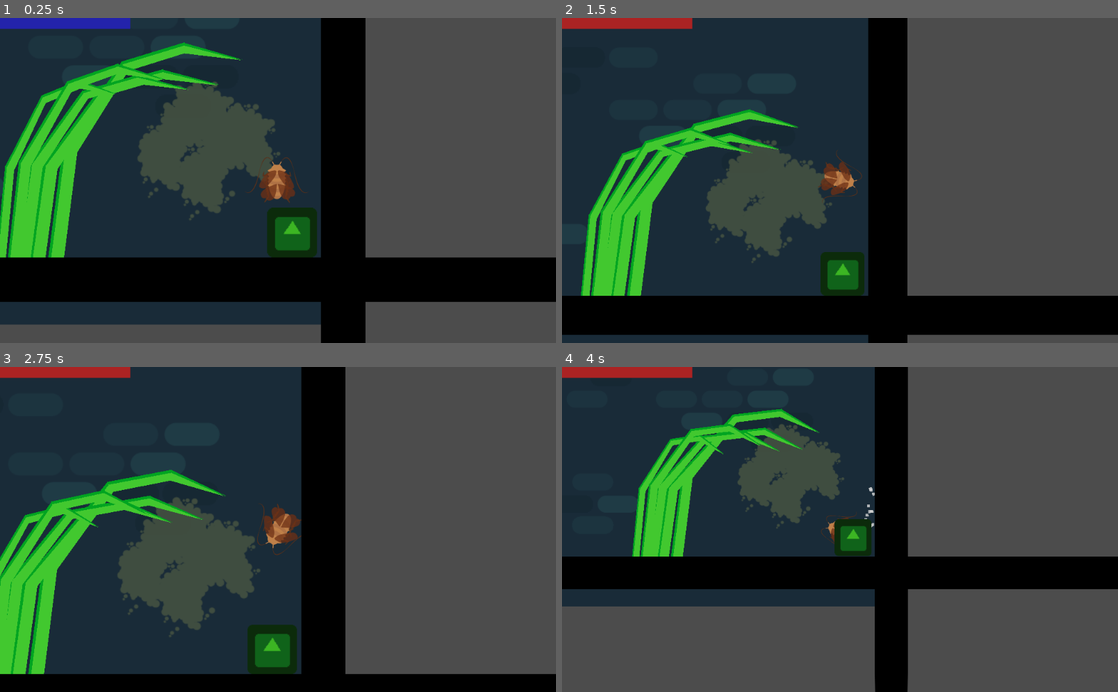
Above: before the commit, frames 1-4 (two rows, left to right).
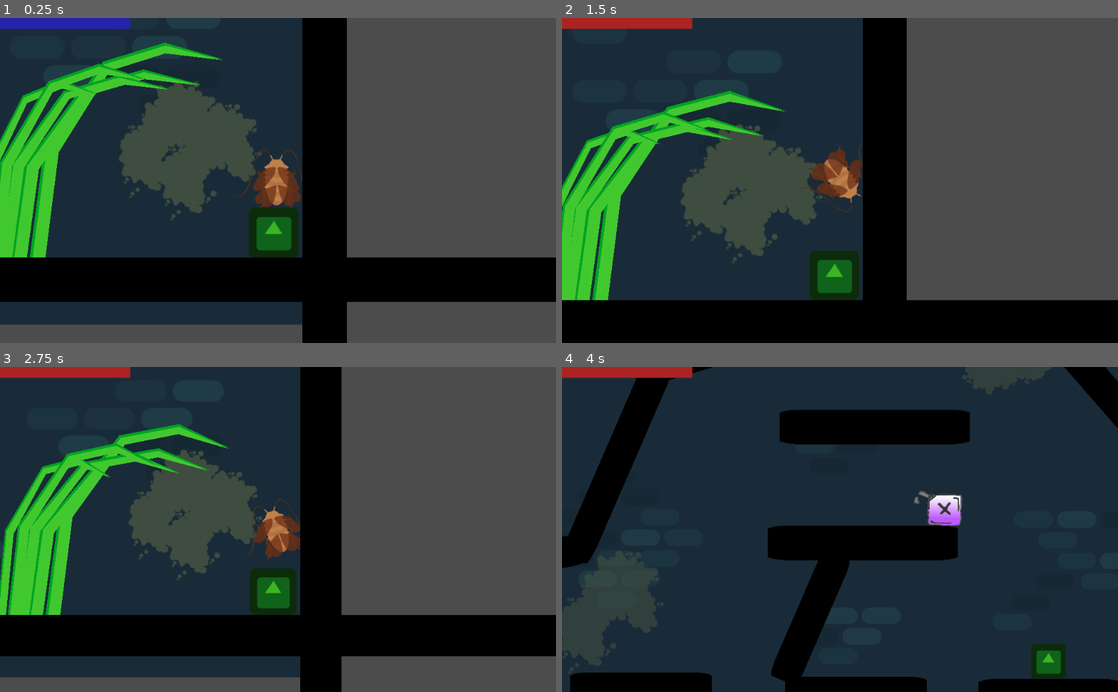
Above: after the commit, the same moments.

Repository: ChibiDenDen/Jook
Game: Godot game, scene res://Scenes/PhysicsGame.tscn
Same seed, same stepped clock (60 frames per second), same inputs: the game is played once before the commit and once after it. The engine's default icon, where the game draws it, is replaced by a stand-in: a white triangle on a blue panel in a dark square.
Inputs (mouse positions are in pixels of both pictures, inside the frame that each line leads up to):
- Up to frame 1 (0.25 s): no input
- Up to frame 2 (1.5 s): move the mouse to (612, 278) at 0.52 s; hold Right (ui_right) from 0.53 s (still down); click (612, 278) at 0.67 s; tap Up (ui_up) at 0.77 s; move the mouse to (623, 304) at 1.27 s; click (623, 304) at 1.42 s
- Up to frame 3 (2.75 s): tap Up (ui_up) at 1.52 s; move the mouse to (0, 691) at 2.02 s; release Right (ui_right) at 2.03 s; hold Left (ui_left) from 2.03 s (still down); click (0, 691) at 2.17 s
- Up to frame 4 (4 s): move the mouse to (812, 594) at 2.77 s; release Left (ui_left) at 2.78 s; hold Right (ui_right) from 2.78 s (still down); click (812, 594) at 2.92 s; tap Up (ui_up) at 3.02, 3.77 s; move the mouse to (584, 627) at 3.52 s; click (584, 627) at 3.67 s

The runs differ from the first frame. In frame 1, 16% of the frame differs, in the area x 0-66%, y 0-100%; in frame 2, 17%; in frame 3, 33%; in frame 4, 76%, in the area x 0-100%, y 0-100%.

Commit message:
Enlarge player by 0.1

Diff:
--- a/Objects/CrashedPlayer/CrashedPlayer.tscn
+++ b/Objects/CrashedPlayer/CrashedPlayer.tscn
@@ -66,7 +66,8 @@
 script = ExtResource( 2 )
 
 [node name="Sprite" type="Sprite" parent="."]
-scale = Vector2( 0.3, 0.3 )
+position = Vector2( 0, -8 )
+scale = Vector2( 0.4, 0.4 )
 texture = ExtResource( 3 )
 vframes = 5
 hframes = 3
--- a/Objects/Player/Player.gd
+++ b/Objects/Player/Player.gd
@@ -18,7 +18,7 @@
 export var camera_zoom_scale := 100
 export var camera_zoom_speed := 1
 export var min_camera_zoom := 0.7
-export var max_camera_zoom := 3
+export var max_camera_zoom := 2
 var last_camera_zoom : Vector2
 var target_camera_zoom : float = 1.0
 var last_applied_force : Vector2
--- a/Objects/Player/Player.tscn
+++ b/Objects/Player/Player.tscn
@@ -83,7 +83,7 @@
 shape = SubResource( 1 )
 
 [node name="Sprite" type="Sprite" parent="."]
-scale = Vector2( 0.3, 0.3 )
+scale = Vector2( 0.4, 0.4 )
 texture = ExtResource( 3 )
 vframes = 2
 hframes = 4
--- a/Scenes/PhysicsGame.tscn
+++ b/Scenes/PhysicsGame.tscn
@@ -34,7 +34,7 @@
 texture = ExtResource( 9 )
 
 [node name="Player" parent="." instance=ExtResource( 1 )]
-position = Vector2( 1752, 784 )
+position = Vector2( 1776, 784 )
 thrust = Vector2( 0, -300 )
 torque = 2500
 fuel_fill_time = 0.75
